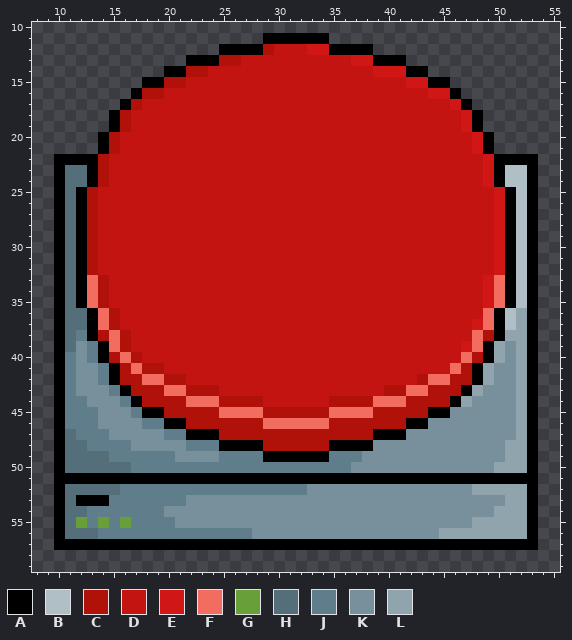
Pixel-art file: Projet Horde Survivor/Assets/Graphics/Sprites/button-pressed.aseprite. The picture above was drawn from the file before the commit.
64x64 pixels, 1 frame. Shown: x 8..55, y 10..59.
Palette (. is transparent): A #000000  B #b0bec5  C #b0120a  D #c41411  E #d01716  F #f36c60  G #689f38  H #546e7a  J #607d8b  K #78909c  L #90a4ae
Pixels before, first column x 10:
11 ...................AAAAAA...................
12 ...............AAAACDDDEEAAAA...............
13 ............AAACCDDDDDDDDDDEEAAA............
14 ..........AACCDDDDDDDDDDDDDDDEEEAA..........
15 ........AACCDDDDDDDDDDDDDDDDDDDDEEAA........
16 .......ACCDDDDDDDDDDDDDDDDDDDDDDDDEEA.......
17 ......ACDDDDDDDDDDDDDDDDDDDDDDDDDDDDEA......
18 .....ACDDDDDDDDDDDDDDDDDDDDDDDDDDDDDDEA.....
19 .....ACDDDDDDDDDDDDDDDDDDDDDDDDDDDDDDEA.....
20 ....ACDDDDDDDDDDDDDDDDDDDDDDDDDDDDDDDDEA....
21 ....ACDDDDDDDDDDDDDDDDDDDDDDDDDDDDDDDDEA....
22 AAAACDDDDDDDDDDDDDDDDDDDDDDDDDDDDDDDDDDEAAAA
23 AHHACDDDDDDDDDDDDDDDDDDDDDDDDDDDDDDDDDDEABBA
24 AHHACDDDDDDDDDDDDDDDDDDDDDDDDDDDDDDDDDDEABBA
25 AHACDDDDDDDDDDDDDDDDDDDDDDDDDDDDDDDDDDDDEABA
26 AHACDDDDDDDDDDDDDDDDDDDDDDDDDDDDDDDDDDDDEABA
27 AHACDDDDDDDDDDDDDDDDDDDDDDDDDDDDDDDDDDDDEABA
28 AHACDDDDDDDDDDDDDDDDDDDDDDDDDDDDDDDDDDDDEABA
29 AHACDDDDDDDDDDDDDDDDDDDDDDDDDDDDDDDDDDDDEABA
30 AHACDDDDDDDDDDDDDDDDDDDDDDDDDDDDDDDDDDDDEABA
31 AHACDDDDDDDDDDDDDDDDDDDDDDDDDDDDDDDDDDDDEABA
32 AHACDDDDDDDDDDDDDDDDDDDDDDDDDDDDDDDDDDDDEABA
33 AHAFCDDDDDDDDDDDDDDDDDDDDDDDDDDDDDDDDDDEFABA
34 AHAFCDDDDDDDDDDDDDDDDDDDDDDDDDDDDDDDDDDEFABA
35 AHAFCDDDDDDDDDDDDDDDDDDDDDDDDDDDDDDDDDDEFABA
36 AHHAFCDDDDDDDDDDDDDDDDDDDDDDDDDDDDDDDDDFABLA
37 AHHAFCDDDDDDDDDDDDDDDDDDDDDDDDDDDDDDDDEFABLA
38 AHJACFCDDDDDDDDDDDDDDDDDDDDDDDDDDDDDDDFCALLA
39 AHKJAFCDDDDDDDDDDDDDDDDDDDDDDDDDDDDDDEFALKLA
40 AJKJACFCDDDDDDDDDDDDDDDDDDDDDDDDDDDDDFCALKLA
41 AJKKJACFCCDDDDDDDDDDDDDDDDDDDDDDDDDDFCALKKLA
42 AJKKJACCFFCCDDDDDDDDDDDDDDDDDDDDDCFFCCALKKLA
43 AJKKKJACCCFFCCCDDDDDDDDDDDDDDDCCFFCCCALKKKLA
44 AJJKKKJACCCCFFFCCCCDDDDDDCCCCFFFCCCCALKKKKLA
45 AJJJKKKJAACCCCCFFFFCCCCCCFFFFCCCCCAAKKKKKKLA
46 AJJJKKKKJJAACCCCCCCFFFFFFCCCCCCCAAKKKKKKKKLA
47 AHJJJKKKKKJJAAACCCCCCCCCCCCCCAAAKKKKKKKKKKLA
48 AHHJJJJKKKKKJJJAAAACCCCCCAAAAKKKKKKKKKKKKLLA
49 AHHHHJJJJJJKKKKJJJJAAAAAAJJJKKKKKKKKKKKKKLLA
50 AHHHHHHJJJJJJJJJJJJJJJJJJJJKKKKKKKKKKKKKLLLA
51 AAAAAAAAAAAAAAAAAAAAAAAAAAAAAAAAAAAAAAAAAAAA
52 AHHHHHJJJJJJJJJJJJJJJJJKKKKKKKKKKKKKKKLLLLLA
53 AHAAAJJJJJJJKKKKKKKKKKKKKKKKKKKKKKKKKKKKKLLA
54 AHHJJJJJJJKKKKKKKKKKKKKKKKKKKKKKKKKKKKKKLLLA
55 AHGJGJGJJJJKKKKKKKKKKKKKKKKKKKKKKKKKKKLLLLLA
56 AHHHJJJJJJJJJJJJJJKKKKKKKKKKKKKKKKKLLLLLLLLA
57 AAAAAAAAAAAAAAAAAAAAAAAAAAAAAAAAAAAAAAAAAAAA
The same view after the edit:
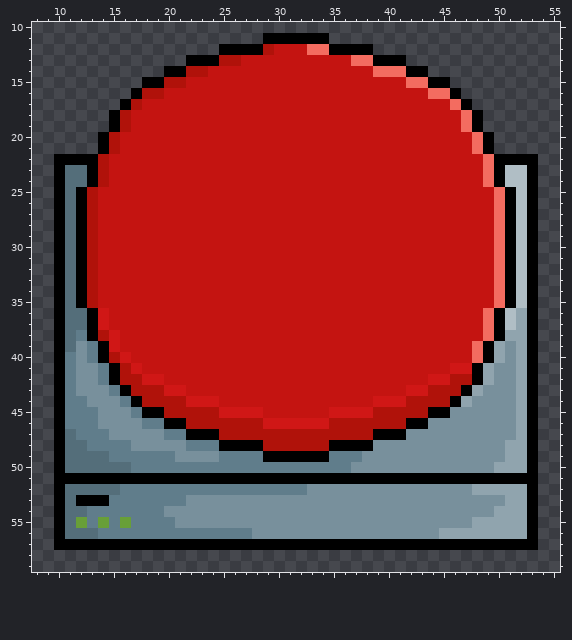
The exact change:
{"y":12,"x":33,"old":"EE","new":"FF"}
{"y":13,"x":37,"old":"EE","new":"FF"}
{"y":14,"x":39,"old":"EEE","new":"FFF"}
{"y":15,"x":42,"old":"EE","new":"FF"}
{"y":16,"x":44,"old":"EE","new":"FF"}
{"y":17,"x":46,"old":"E","new":"F"}
{"y":18,"x":47,"old":"E","new":"F"}
{"y":19,"x":47,"old":"E","new":"F"}
{"y":20,"x":48,"old":"E","new":"F"}
{"y":21,"x":48,"old":"E","new":"F"}
{"y":22,"x":49,"old":"E","new":"F"}
{"y":23,"x":49,"old":"E","new":"F"}
{"y":24,"x":49,"old":"E","new":"F"}
{"y":25,"x":50,"old":"E","new":"F"}
{"y":26,"x":50,"old":"E","new":"F"}
{"y":27,"x":50,"old":"E","new":"F"}
{"y":28,"x":50,"old":"E","new":"F"}
{"y":29,"x":50,"old":"E","new":"F"}
{"y":30,"x":50,"old":"E","new":"F"}
{"y":31,"x":50,"old":"E","new":"F"}
{"y":32,"x":50,"old":"E","new":"F"}
{"y":33,"x":13,"old":"FC","new":"CD"}
{"y":33,"x":49,"old":"E","new":"D"}
{"y":34,"x":13,"old":"FC","new":"CD"}
{"y":34,"x":49,"old":"E","new":"D"}
{"y":35,"x":13,"old":"FC","new":"CD"}
{"y":35,"x":49,"old":"E","new":"D"}
{"y":36,"x":14,"old":"FC","new":"ED"}
{"y":37,"x":14,"old":"FC","new":"ED"}
{"y":37,"x":48,"old":"E","new":"D"}
{"y":38,"x":15,"old":"FC","new":"ED"}
{"y":38,"x":48,"old":"FC","new":"DF"}
{"y":39,"x":15,"old":"FC","new":"ED"}
{"y":39,"x":47,"old":"E","new":"D"}
{"y":40,"x":16,"old":"FC","new":"ED"}
{"y":40,"x":47,"old":"FC","new":"DF"}
{"y":41,"x":17,"old":"FCC","new":"EDD"}
{"y":41,"x":46,"old":"FC","new":"EE"}
{"y":42,"x":18,"old":"FFCC","new":"EEDD"}
{"y":42,"x":43,"old":"CFF","new":"DEE"}
{"y":43,"x":20,"old":"FFCCC","new":"EEDDD"}
{"y":43,"x":40,"old":"CCFF","new":"DDEE"}
{"y":44,"x":22,"old":"FFFCCCC","new":"EEEDDDD"}
{"y":44,"x":35,"old":"CCCCFFF","new":"DDDDEEE"}
{"y":45,"x":25,"old":"FFFFCCCCCCFFFF","new":"EEEEDDDDDDEEEE"}
{"y":46,"x":29,"old":"FFFFFF","new":"EEEEEE"}
{"label":"changed","picture_box":[87,44,505,429]}
